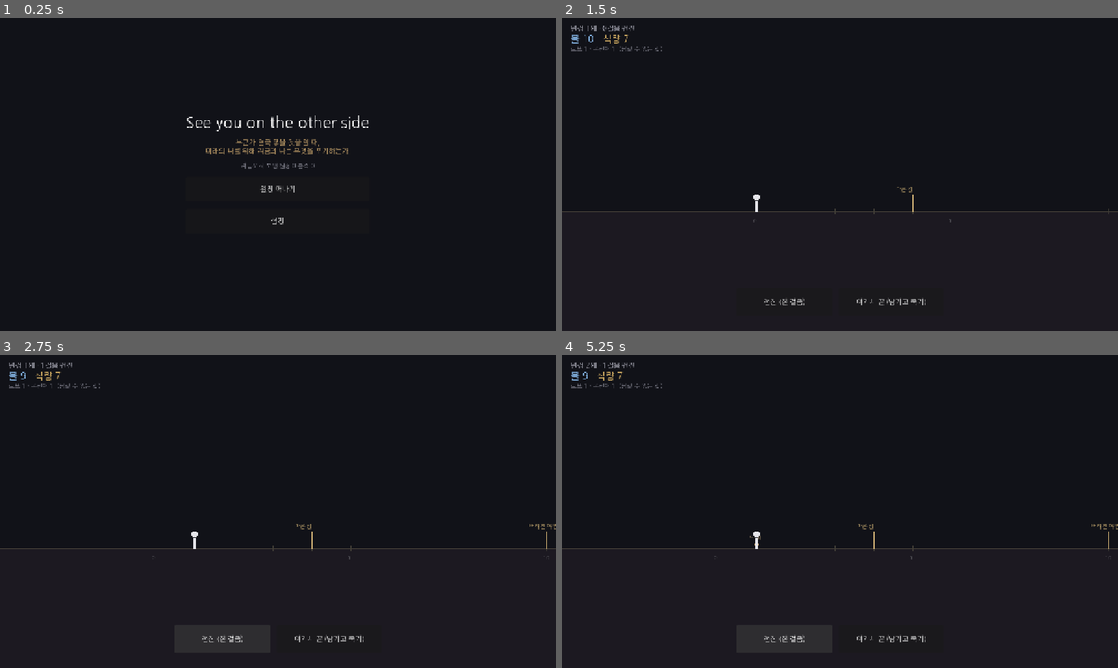
Above: before the commit, frames 1-4 (two rows, left to right).
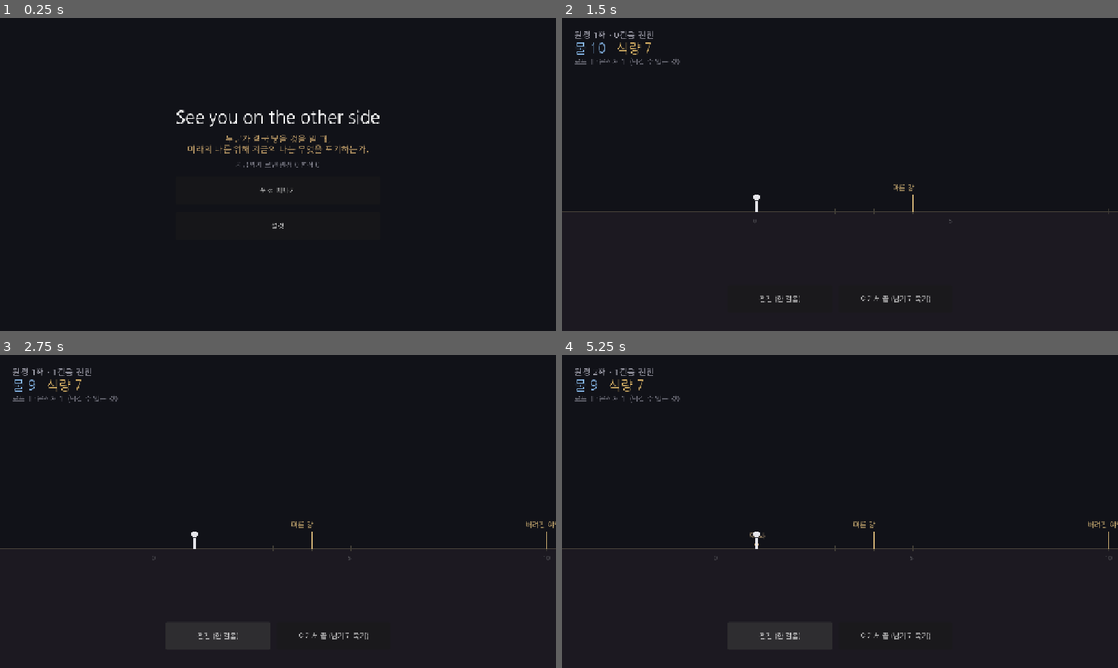
Above: after the commit, the same moments.

Repository: soomin007/Otherside
Game: Godot game, scene res://scenes/main.tscn
Same seed, same stepped clock (60 frames per second), same inputs: the game is played once before the commit and once after it.
Inputs:
- Up to frame 1 (0.25 s): no input
- Up to frame 2 (1.5 s): click "원정 떠나기" at 0.5 s; click "출발" at 1.25 s
- Up to frame 3 (2.75 s): click "전진 (한 걸음)" at 2 s
- Up to frame 4 (5.25 s): click "여기서 끝 (남기고 죽기)" at 2.75 s; click "지도로 돌아가기" at 3.5 s; click "출발" at 4.25 s; click "전진 (한 걸음)" at 5 s

The runs differ from the first frame. In frame 1, 1.6% of the frame differs, in the area x 31-69%, y 29-68%; in frame 2, 0.9%; in frame 3, 1.0%; in frame 4, 1.0%.

Commit message:
feat(ui): 폰 환경 쾌적화 (글씨·터치 타깃 확대 + 브라우저 줌/스크롤 억제)
- scripts/ui/UITheme.gd 신규: 폰 우선 사이즈·색 상수 한 곳에 모음, make_button() 헬퍼(터치 64px)
- project.godot: gui/theme/default_font_size=20 (오버라이드 없는 버튼·다이얼로그 텍스트 일괄 확대)
- export_presets.cfg head_include: viewport-fit=cover + touch-action/overscroll/user-select 억제(핀치·더블탭 줌, 스크롤 바운스, 롱프레스 선택)
- Expedition: 물·식량 22→30, 상황/죽음 텍스트·선택지 버튼(52→64, 가로 꽉 채움) 확대, HUD 안전 여백
- Main·Map·SettingsPanel: UITheme 통일, 버튼·슬라이더 확대, 중복 색 상수 제거
- Map 헤더 한글 사이 em dash → 가운뎃점 교정(no-em-dash-korean)
- 검증: import·boot·web export 셋 다 에러 0, 생성 html에 head_include 주입 확인

Co-Authored-By: Claude Opus 4.8 (1M context) <noreply@anthropic.com>
Claude-Session: https://claude.ai/code/session_011aHeoKNKfgt1XZBnLJkMbQ

Diff:
--- a/project.godot
+++ b/project.godot
@@ -23,6 +23,7 @@
 [gui]
 
 theme/custom_font="res://assets/fonts/NanumGothic-Regular.ttf"
+theme/default_font_size=20
 
 [display]
 
--- a/scripts/ui/Expedition.gd
+++ b/scripts/ui/Expedition.gd
@@ -37,40 +37,41 @@
 	_refresh()
 
 func _build_hud() -> void:
-	# 상단 좌측 — 상태/자원 readout
+	# 상단 좌측 — 상태/자원 readout (안전 여백으로 노치/모서리 회피)
 	var top := VBoxContainer.new()
 	top.set_anchors_preset(Control.PRESET_TOP_LEFT)
-	top.position = Vector2(20, 16)
-	top.add_theme_constant_override("separation", 4)
+	top.position = Vector2(UITheme.SAFE_INSET, UITheme.SAFE_INSET)
+	top.add_theme_constant_override("separation", 6)
 	add_child(top)
 
 	_status_label = Label.new()
-	_status_label.add_theme_font_size_override("font_size", 16)
+	_status_label.add_theme_font_size_override("font_size", UITheme.FS_LABEL)
 	_status_label.add_theme_color_override("font_color", Color(0.7, 0.7, 0.75))
 	top.add_child(_status_label)
 
 	var res_row := HBoxContainer.new()
-	res_row.add_theme_constant_override("separation", 20)
+	res_row.add_theme_constant_override("separation", 24)
 	top.add_child(res_row)
 
+	# 물·식량 = 가장 자주 보는 생존 수치 → 크게
 	_water_label = Label.new()
-	_water_label.add_theme_font_size_override("font_size", 22)
+	_water_label.add_theme_font_size_override("font_size", UITheme.FS_HEADING)
 	res_row.add_child(_water_label)
 
 	_food_label = Label.new()
-	_food_label.add_theme_font_size_override("font_size", 22)
+	_food_label.add_theme_font_size_override("font_size", UITheme.FS_HEADING)
 	res_row.add_child(_food_label)
 
 	_aux_label = Label.new()
-	_aux_label.add_theme_font_size_override("font_size", 14)
+	_aux_label.add_theme_font_size_override("font_size", UITheme.FS_SMALL)
 	_aux_label.add_theme_color_override("font_color", Color(0.55, 0.55, 0.6))
 	top.add_child(_aux_label)
 
 	# 하단 중앙 — 전진 / 끝 버튼 (터치 우선, 큼직하게)
 	var bar := CenterContainer.new()
 	bar.set_anchors_preset(Control.PRESET_BOTTOM_WIDE)
-	bar.offset_top = -110
-	bar.offset_bottom = -24
+	bar.offset_top = -120
+	bar.offset_bottom = -UITheme.SAFE_INSET
 	add_child(bar)
 
 	var btns := HBoxContainer.new()
@@ -79,13 +80,13 @@
 
 	_advance_btn = Button.new()
 	_advance_btn.text = "전진 (한 걸음)"
-	_advance_btn.custom_minimum_size = Vector2(220, 64)
+	_advance_btn.custom_minimum_size = Vector2(240, UITheme.BTN_H)
 	_advance_btn.pressed.connect(_on_advance)
 	btns.add_child(_advance_btn)
 
 	_end_btn = Button.new()
 	_end_btn.text = "여기서 끝 (남기고 죽기)"
-	_end_btn.custom_minimum_size = Vector2(240, 64)
+	_end_btn.custom_minimum_size = Vector2(260, UITheme.BTN_H)
 	_end_btn.pressed.connect(_on_end)
 	btns.add_child(_end_btn)
 
@@ -109,26 +110,26 @@
 
 	var box := VBoxContainer.new()
 	box.alignment = BoxContainer.ALIGNMENT_CENTER
-	box.add_theme_constant_override("separation", 14)
-	box.custom_minimum_size = Vector2(520, 0)
+	box.add_theme_constant_override("separation", 16)
+	box.custom_minimum_size = Vector2(560, 0)
 	center.add_child(box)
 
 	_sit_name_label = Label.new()
 	_sit_name_label.horizontal_alignment = HORIZONTAL_ALIGNMENT_CENTER
-	_sit_name_label.add_theme_font_size_override("font_size", 26)
+	_sit_name_label.add_theme_font_size_override("font_size", UITheme.FS_HEADING)
 	box.add_child(_sit_name_label)
 
 	_sit_threat_label = Label.new()
 	_sit_threat_label.horizontal_alignment = HORIZONTAL_ALIGNMENT_CENTER
-	_sit_threat_label.add_theme_font_size_override("font_size", 14)
-	_sit_threat_label.add_theme_color_override("font_color", Color(0.78, 0.64, 0.42))
+	_sit_threat_label.add_theme_font_size_override("font_size", UITheme.FS_SMALL)
+	_sit_threat_label.add_theme_color_override("font_color", UITheme.SAND)
 	box.add_child(_sit_threat_label)
 
 	_sit_text_label = Label.new()
 	_sit_text_label.horizontal_alignment = HORIZONTAL_ALIGNMENT_CENTER
 	_sit_text_label.autowrap_mode = TextServer.AUTOWRAP_WORD_SMART
-	_sit_text_label.custom_minimum_size = Vector2(520, 0)
-	_sit_text_label.add_theme_font_size_override("font_size", 22)
+	_sit_text_label.custom_minimum_size = Vector2(560, 0)
+	_sit_text_label.add_theme_font_size_override("font_size", UITheme.FS_BODY)
 	box.add_child(_sit_text_label)
 
 	_choice_box = VBoxContainer.new()
@@ -158,12 +159,10 @@
 
 	_death_label = Label.new()
 	_death_label.horizontal_alignment = HORIZONTAL_ALIGNMENT_CENTER
-	_death_label.add_theme_font_size_override("font_size", 22)
+	_death_label.add_theme_font_size_override("font_size", UITheme.FS_BODY)
 	dbox.add_child(_death_label)
 
-	var to_map := Button.new()
-	to_map.text = "지도로 돌아가기"
-	to_map.custom_minimum_size = Vector2(220, 56)
+	var to_map := UITheme.make_button("지도로 돌아가기")
 	to_map.pressed.connect(_on_to_map)
 	dbox.add_child(to_map)
 
@@ -220,7 +219,8 @@
 		var choice: Dictionary = c
 		var effect: Dictionary = choice.get("effect", {})
 		var btn := Button.new()
-		btn.custom_minimum_size = Vector2(360, 52)
+		btn.custom_minimum_size = Vector2(0, UITheme.CHOICE_H)
+		btn.size_flags_horizontal = Control.SIZE_EXPAND_FILL  # 카드 폭 꽉 채워 큰 탭 타깃
 		btn.text = "%s   (%s)" % [str(choice.get("label", "")), _effect_hint(effect)]
 		if Situations.can_choose(choice, _run.resources):
 			btn.pressed.connect(_on_choice.bind(effect))
@@ -318,7 +318,7 @@
 		var x: float = i * STEP_PX + offset
 		draw_line(Vector2(x, ground_y - 6.0), Vector2(x, ground_y + 6.0), Color(0.25, 0.24, 0.21), 1.0)
 		if i % 5 == 0 and font != null:
-			draw_string(font, Vector2(x - 8.0, ground_y + 24.0), str(i), HORIZONTAL_ALIGNMENT_LEFT, -1, 12, Color(0.4, 0.4, 0.42))
+			draw_string(font, Vector2(x - 8.0, ground_y + 26.0), str(i), HORIZONTAL_ALIGNMENT_LEFT, -1, UITheme.FS_TINY, Color(0.4, 0.4, 0.42))
 
 	# 과거의 나 — 남긴 흔적 점 (self-async)
 	for t in GameState.loaded_traces():
@@ -327,7 +327,7 @@
 			continue
 		draw_circle(Vector2(tx, ground_y - 10.0), 5.0, Color(0.78, 0.64, 0.42))
 		if not t.tags.is_empty() and font != null:
-			draw_string(font, Vector2(tx - 16.0, ground_y - 22.0), " ".join(PackedStringArray(t.tags)), HORIZONTAL_ALIGNMENT_LEFT, -1, 12, Color(0.7, 0.6, 0.45))
+			draw_string(font, Vector2(tx - 16.0, ground_y - 24.0), " ".join(PackedStringArray(t.tags)), HORIZONTAL_ALIGNMENT_LEFT, -1, UITheme.FS_SMALL, Color(0.7, 0.6, 0.45))
 
 	# 아이코닉한 장소 (랜드마크) - 다가오는 앵커를 미리 보여준다
 	for lm_leg in Situations.LANDMARKS:
@@ -339,7 +339,7 @@
 		draw_line(Vector2(lx, ground_y), Vector2(lx, ground_y - 40.0), lm_col, 2.0)
 		if font != null:
 			var lm: Dictionary = Situations.LANDMARKS[lm_leg]
-			draw_string(font, Vector2(lx - 40.0, ground_y - 48.0), str(lm.get("name", "")), HORIZONTAL_ALIGNMENT_LEFT, 120, 13, lm_col)
+			draw_string(font, Vector2(lx - 48.0, ground_y - 50.0), str(lm.get("name", "")), HORIZONTAL_ALIGNMENT_LEFT, 140, UITheme.FS_SMALL, lm_col)
 
 	# 걷는 이
 	_draw_walker(Vector2(walker_x, ground_y), _run.alive)
--- a/scripts/ui/Main.gd
+++ b/scripts/ui/Main.gd
@@ -20,31 +20,29 @@
 	var title := Label.new()
 	title.text = "See you on the other side"
 	title.horizontal_alignment = HORIZONTAL_ALIGNMENT_CENTER
-	title.add_theme_font_size_override("font_size", 36)
+	title.add_theme_font_size_override("font_size", UITheme.FS_TITLE)
 	box.add_child(title)
 
 	var sub := Label.new()
 	sub.text = "누군가 결국 닿을 것을 알 때,\n미래의 나를 위해 지금의 나는 무엇을 포기하는가."
 	sub.horizontal_alignment = HORIZONTAL_ALIGNMENT_CENTER
-	sub.add_theme_color_override("font_color", Color(0.78, 0.64, 0.42))
+	sub.add_theme_font_size_override("font_size", UITheme.FS_LABEL)
+	sub.add_theme_color_override("font_color", UITheme.SAND)
 	box.add_child(sub)
 
 	_stat_label = Label.new()
 	_stat_label.text = _stat_text()
 	_stat_label.horizontal_alignment = HORIZONTAL_ALIGNMENT_CENTER
-	_stat_label.add_theme_font_size_override("font_size", 14)
-	_stat_label.add_theme_color_override("font_color", Color(0.6, 0.6, 0.65))
+	_stat_label.add_theme_font_size_override("font_size", UITheme.FS_SMALL)
+	_stat_label.add_theme_color_override("font_color", UITheme.MUTED)
 	box.add_child(_stat_label)
 
-	var start := Button.new()
-	start.text = "원정 떠나기"
-	start.custom_minimum_size = Vector2(220, 56)  # 터치 우선 — 손가락 기준 큼직하게
+	# 터치 우선 — 손가락 기준 큼직하게 (UITheme 에서 일괄 조절)
+	var start := UITheme.make_button("원정 떠나기")
 	start.pressed.connect(_on_start_pressed)
 	box.add_child(start)
 
-	var settings := Button.new()
-	settings.text = "설정"
-	settings.custom_minimum_size = Vector2(220, 56)
+	var settings := UITheme.make_button("설정")
 	settings.pressed.connect(_on_settings_pressed)
 	box.add_child(settings)
 
--- a/scripts/ui/Map.gd
+++ b/scripts/ui/Map.gd
@@ -15,20 +15,19 @@
 	center.add_child(box)
 
 	var head := Label.new()
-	head.text = "지도 — 원정 계획"
+	head.text = "지도 · 원정 계획"
 	head.horizontal_alignment = HORIZONTAL_ALIGNMENT_CENTER
-	head.add_theme_font_size_override("font_size", 28)
+	head.add_theme_font_size_override("font_size", UITheme.FS_HEADING)
 	box.add_child(head)
 
 	var info := Label.new()
 	info.text = "이 세계에 놓인 흔적 %d개 죽은 자리 %d곳" % [GameState.traces.size(), GameState.deaths.size()]
 	info.horizontal_alignment = HORIZONTAL_ALIGNMENT_CENTER
-	info.add_theme_color_override("font_color", Color(0.6, 0.6, 0.65))
+	info.add_theme_font_size_override("font_size", UITheme.FS_SMALL)
+	info.add_theme_color_override("font_color", UITheme.MUTED)
 	box.add_child(info)
 
-	var embark := Button.new()
-	embark.text = "출발"
-	embark.custom_minimum_size = Vector2(220, 56)
+	var embark := UITheme.make_button("출발")
 	embark.pressed.connect(_on_embark_pressed)
 	box.add_child(embark)
 
--- a/scripts/ui/SettingsPanel.gd
+++ b/scripts/ui/SettingsPanel.gd
@@ -6,9 +6,7 @@
 
 signal data_reset  ## 데이터 초기화가 끝났을 때 (부모가 통계 라벨 등을 갱신)
 
-const SAND := Color(0.78, 0.64, 0.42)    # 모래색 — 강조 라벨
-const MUTED := Color(0.6, 0.6, 0.65)     # 흐린 회색 — 설명문
-const DANGER := Color(0.82, 0.36, 0.32)  # 위험 — 데이터 초기화
+## 색·사이즈는 UITheme 에서 일괄 관리 (폰 우선)
 
 var _confirm: ConfirmationDialog
 
@@ -44,13 +42,13 @@
 
 	var title := Label.new()
 	title.text = "설정"
-	title.add_theme_font_size_override("font_size", 28)
+	title.add_theme_font_size_override("font_size", UITheme.FS_HEADING)
 	box.add_child(title)
 
 	# --- 소리 (placeholder: master bus 에 연결, 저장은 아직 안 함) ---
 	var sound_label := Label.new()
 	sound_label.text = "소리"
-	sound_label.add_theme_color_override("font_color", SAND)
+	sound_label.add_theme_color_override("font_color", UITheme.SAND)
 	box.add_child(sound_label)
 
 	var slider := HSlider.new()
@@ -58,7 +56,7 @@
 	slider.max_value = 1.0
 	slider.step = 0.01
 	slider.value = _current_master_volume()
-	slider.custom_minimum_size = Vector2(0, 40)  # 터치 우선 — 손가락 기준 두툼하게
+	slider.custom_minimum_size = Vector2(0, UITheme.SLIDER_H)  # 터치 우선 — 손가락 기준 두툼하게
 	slider.value_changed.connect(_on_volume_changed)
 	box.add_child(slider)
 
@@ -67,23 +65,19 @@
 	# --- 데이터 초기화 ---
 	var warn := Label.new()
 	warn.text = "저장된 세계를 모두 지웁니다.\n원정 기록, 흔적, 죽은 자리가 사라지고 처음부터 시작합니다."
-	warn.add_theme_color_override("font_color", MUTED)
-	warn.add_theme_font_size_override("font_size", 13)
+	warn.add_theme_color_override("font_color", UITheme.MUTED)
+	warn.add_theme_font_size_override("font_size", UITheme.FS_SMALL)
 	warn.autowrap_mode = TextServer.AUTOWRAP_WORD_SMART
 	box.add_child(warn)
 
-	var reset_btn := Button.new()
-	reset_btn.text = "데이터 초기화"
-	reset_btn.custom_minimum_size = Vector2(0, 56)
-	reset_btn.add_theme_color_override("font_color", DANGER)
+	var reset_btn := UITheme.make_button("데이터 초기화", true)
+	reset_btn.add_theme_color_override("font_color", UITheme.DANGER)
 	reset_btn.pressed.connect(_on_reset_pressed)
 	box.add_child(reset_btn)
 
 	box.add_child(HSeparator.new())
 
-	var close_btn := Button.new()
-	close_btn.text = "닫기"
-	close_btn.custom_minimum_size = Vector2(0, 56)
+	var close_btn := UITheme.make_button("닫기", true)
 	close_btn.pressed.connect(_close)
 	box.add_child(close_btn)
 
--- /dev/null
+++ b/scripts/ui/UITheme.gd
@@ -0,0 +1,40 @@
+class_name UITheme
+extends RefCounted
+
+## 폰 우선 UI 사이징·색 — 한 곳에 모아 두고, 여기만 바꾸면 모든 화면에 반영된다.
+## 논리 해상도는 1280x720 기준(stretch=canvas_items, aspect=expand).
+## expand 라 논리 가로폭은 항상 1280 이상이므로 고정폭은 잘리지 않는다.
+## 폰에서 물리적으로 작아지는 글씨·터치 타깃을 키우는 것이 핵심.
+
+# --- 터치 타깃 (손가락 기준, 최소 56) ---
+const BTN_H: float = 64.0        ## 기본 버튼 높이
+const BTN_MIN_W: float = 240.0   ## 기본 버튼 최소 폭
+const CHOICE_H: float = 64.0     ## 결정 카드 선택지 버튼 높이
+const SLIDER_H: float = 44.0     ## 슬라이더 두께
+
+# --- 글자 크기 (1280 논리폭 기준, 폰에서 읽기 편하게) ---
+const FS_TITLE: int = 40         ## 타이틀
+const FS_HEADING: int = 30       ## 화면 제목 / 상황 이름
+const FS_BODY: int = 24          ## 본문(읽는 텍스트)
+const FS_LABEL: int = 20         ## 일반 라벨 / 버튼 기본
+const FS_SMALL: int = 16         ## 보조 설명
+const FS_TINY: int = 13          ## 지도 눈금 등 캔버스 미세 텍스트
+
+# --- 여백 ---
+const SAFE_INSET: float = 28.0   ## 화면 가장자리 안전 여백 (노치/모서리 회피)
+const GAP: int = 16              ## 일반 위젯 간격
+
+# --- 색 ---
+const SAND := Color(0.78, 0.64, 0.42)    ## 모래색 — 강조
+const MUTED := Color(0.6, 0.6, 0.65)     ## 흐린 회색 — 설명문
+const DANGER := Color(0.82, 0.36, 0.32)  ## 위험 — 초기화 등
+const FG := Color(0.9, 0.9, 0.92)        ## 기본 밝은 글자
+
+## 큼직한 기본 버튼 하나를 만든다 (터치 타깃 보장). 가로폭은 wide=true 면 컨테이너를 채운다.
+static func make_button(label: String, wide: bool = false) -> Button:
+	var b := Button.new()
+	b.text = label
+	b.custom_minimum_size = Vector2(0.0 if wide else BTN_MIN_W, BTN_H)
+	if wide:
+		b.size_flags_horizontal = Control.SIZE_EXPAND_FILL
+	return b
Not shown, changed: export_presets.cfg
Not shown, added: scripts/ui/UITheme.gd.uid
Not shown, changed: session_logs/2026-06-30.md
